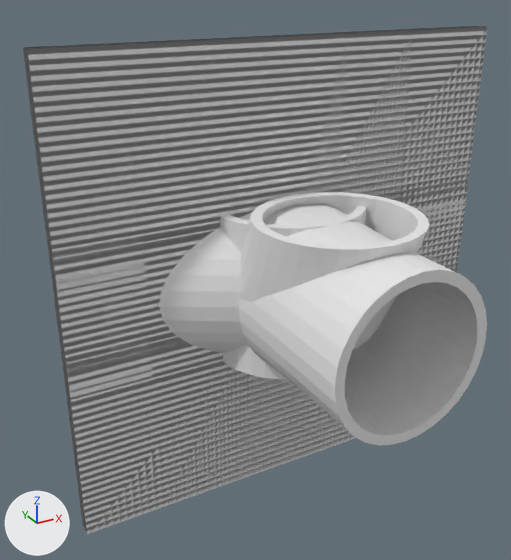
What one commit did to the OBJ model Assets/Models/tunnel_fork.obj.
One viewpoint serves both versions: a 50 mm camera at (-9.02, -14.73, 7.4) aimed at (-0.88, 0.06, 0.01). The axes (+X, +Y, +Z) are drawn at lower left. The lights are the same throughout. Where no turn or scale is listed for an object, it has been applied to the vertices.

Objects in the first picture: 'Cavern_Opening_Cube.004', 'Tunnel_Fork_Cylinder.019', 'Tunnel_Straight_Cylinder.011', 'Tunnel_UTurn_Cylinder.007', 'Wall_01Cube_Cube.010', 'Wall_02Parallelogram_long_Cube.006', 'Wall_02Parallelogram_med_Cube.005', 'Wall_03Pentagon_Cube.003', 'Wall_04Trapezoid_Cube.008'.
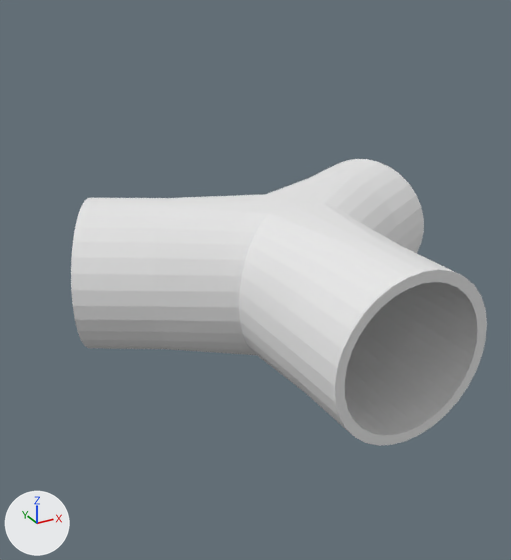
The change, as a diff of the scene's bpy script:
```diff
--- a/Assets/Models/tunnel_fork.obj.py
+++ b/Assets/Models/tunnel_fork.obj.py
@@ ob_cavern_opening_cube_004 @@
-ob_cavern_opening_cube_004 = bpy.data.objects.new('Cavern_Opening_Cube.004', me_cavern_opening_cube_004)
-ob_cavern_opening_cube_004.location = (0.0, 0.0, 0.0)
@@ ob_tunnel_straight_cylinder_011 @@
-ob_tunnel_straight_cylinder_011 = bpy.data.objects.new('Tunnel_Straight_Cylinder.011', me_tunnel_straight_cylinder_011)
-ob_tunnel_straight_cylinder_011.location = (0.0, 0.0, 0.0)
@@ ob_tunnel_uturn_cylinder_007 @@
-ob_tunnel_uturn_cylinder_007 = bpy.data.objects.new('Tunnel_UTurn_Cylinder.007', me_tunnel_uturn_cylinder_007)
-ob_tunnel_uturn_cylinder_007.location = (0.0, 0.0, 0.0)
@@ ob_wall_01cube_cube_010 @@
-ob_wall_01cube_cube_010 = bpy.data.objects.new('Wall_01Cube_Cube.010', me_wall_01cube_cube_010)
-ob_wall_01cube_cube_010.location = (0.0, 0.0, 0.0)
@@ ob_wall_02parallelogram_long_cube_006 @@
-ob_wall_02parallelogram_long_cube_006 = bpy.data.objects.new('Wall_02Parallelogram_long_Cube.006', me_wall_02parallelogram_long_cube_006)
-ob_wall_02parallelogram_long_cube_006.location = (0.0, 0.0, 0.0)
@@ ob_wall_02parallelogram_med_cube_005 @@
-ob_wall_02parallelogram_med_cube_005 = bpy.data.objects.new('Wall_02Parallelogram_med_Cube.005', me_wall_02parallelogram_med_cube_005)
-ob_wall_02parallelogram_med_cube_005.location = (0.0, 0.0, 0.0)
@@ ob_wall_02parallelogram_short_cube_002 @@
-ob_wall_02parallelogram_short_cube_002 = bpy.data.objects.new('Wall_02Parallelogram_short_Cube.002', me_wall_02parallelogram_short_cube_002)
-ob_wall_02parallelogram_short_cube_002.location = (0.0, 0.0, 0.0)
@@ ob_wall_03pentagon_cube_003 @@
-ob_wall_03pentagon_cube_003 = bpy.data.objects.new('Wall_03Pentagon_Cube.003', me_wall_03pentagon_cube_003)
-ob_wall_03pentagon_cube_003.location = (0.0, 0.0, 0.0)
@@ ob_wall_04trapezoid_cube_008 @@
-ob_wall_04trapezoid_cube_008 = bpy.data.objects.new('Wall_04Trapezoid_Cube.008', me_wall_04trapezoid_cube_008)
-ob_wall_04trapezoid_cube_008.location = (0.0, 0.0, 0.0)
```

What differs and where, as boxes [x1, y1, x2, y2] in the pictures (511 x 560 px):
'Wall_01Cube_Cube.010', deleted: before [23, 26, 487, 534]
'Wall_02Parallelogram_long_Cube.006', deleted: before [130, 30, 413, 508]
'Cavern_Opening_Cube.004', deleted: before [23, 26, 486, 534]
'Wall_02Parallelogram_med_Cube.005', deleted: before [219, 32, 348, 483]
'Tunnel_UTurn_Cylinder.007', deleted: before [238, 192, 429, 349]
'Tunnel_Straight_Cylinder.011', deleted: before [220, 206, 366, 379]
'Wall_04Trapezoid_Cube.008', deleted: before [256, 34, 331, 474]
'Wall_03Pentagon_Cube.003', deleted: before [257, 34, 329, 198]
'Wall_02Parallelogram_short_Cube.002', deleted: before [260, 35, 308, 38]
